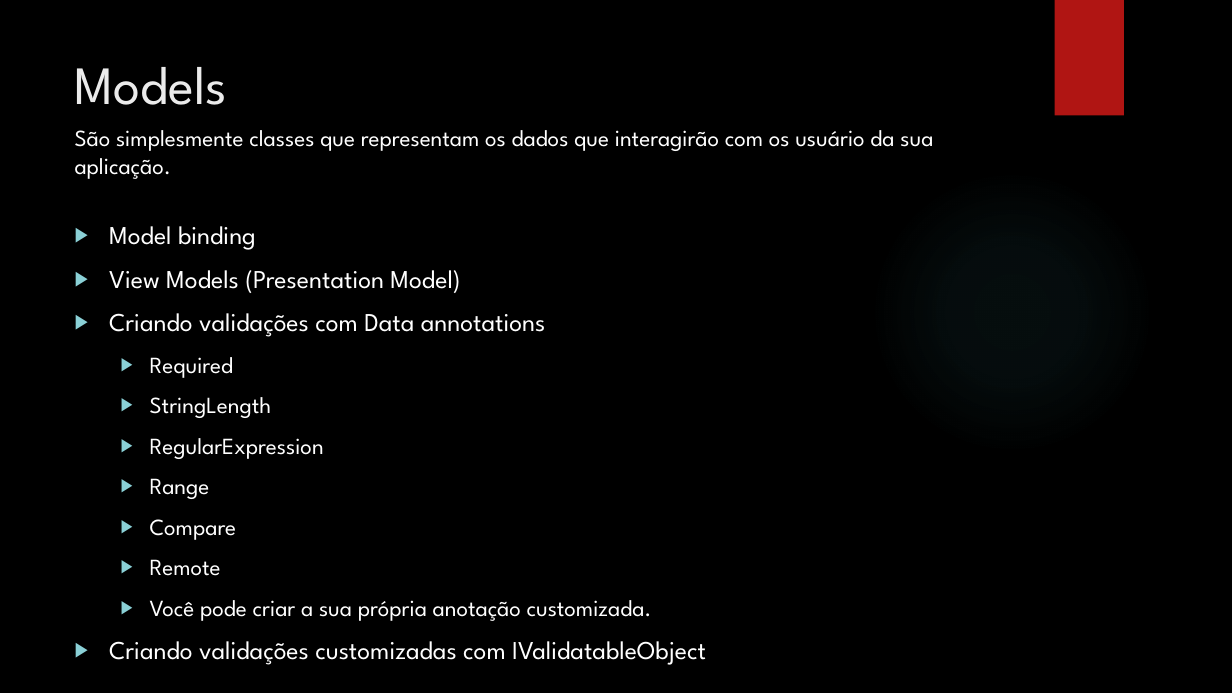
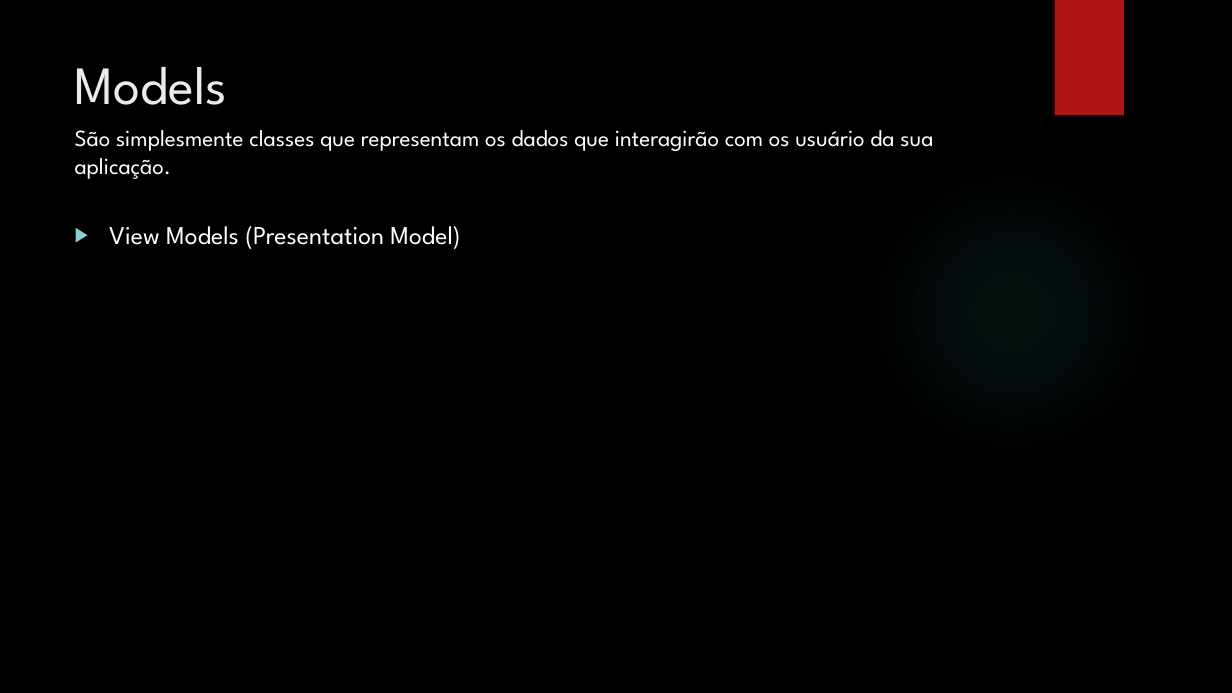
Before and after one commit to leolana/AspnetMvcLab, a slide deck: slide 15 of Presentation/AspNetMvc.pptx. Drawn at 1232x693 pixels with LibreOffice and Linux fonts; fonts in the diff are those of the drawing; background and template pictures are left out. Boxes give left, top, right and bottom in pixels: in the first picture for what was removed or moved away, otherwise in the second. Text is boxed around its words. In the diff, an @@ line names an element or a change of style, - is before the commit and + after.

```diff
--- a/Presentation/AspNetMvc.pptx
+++ b/Presentation/AspNetMvc.pptx
@@ text at box(109, 226, 256, 250): paragraph removed @@
-▶ Model binding
@@ text at box(109, 313, 706, 665): paragraphs removed @@
-▶ Criando validações com Data annotations
-  ▶ Required
-  ▶ StringLength
-  ▶ RegularExpression
-  ▶ Range
-  ▶ Compare
-  ▶ Remote
-  ▶ Você pode criar a sua própria anotação customizada.
-▶ Criando validações customizadas com IValidatableObject
```
Also in this commit, not shown: 5 other slides changed, 1 slide added.
